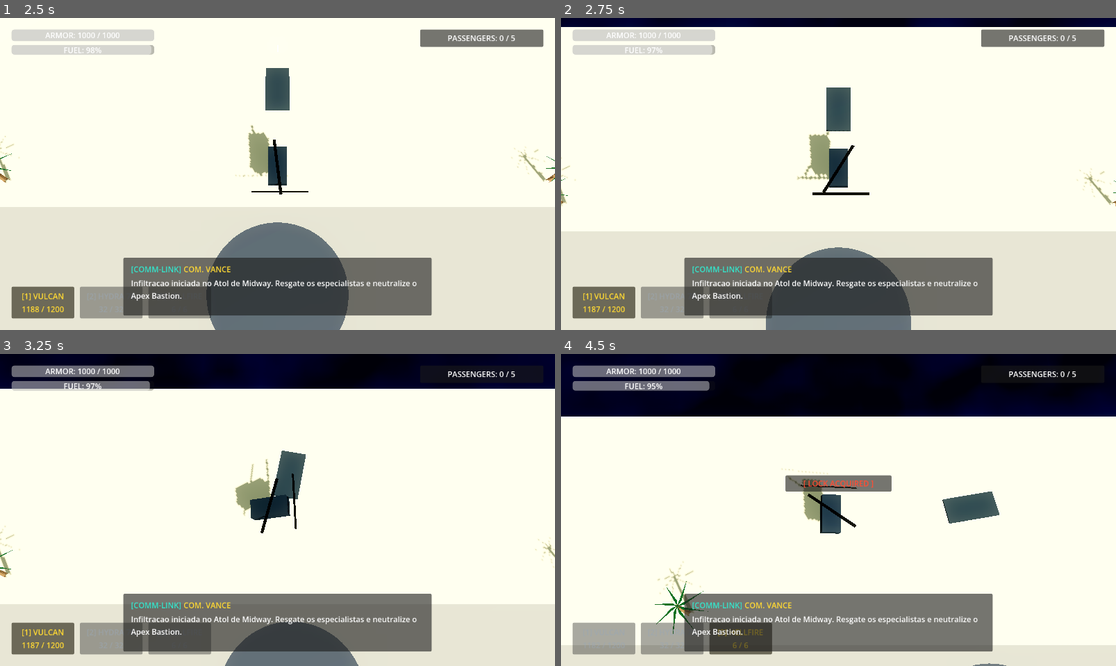
Above: before the commit, frames 1-4 (two rows, left to right).
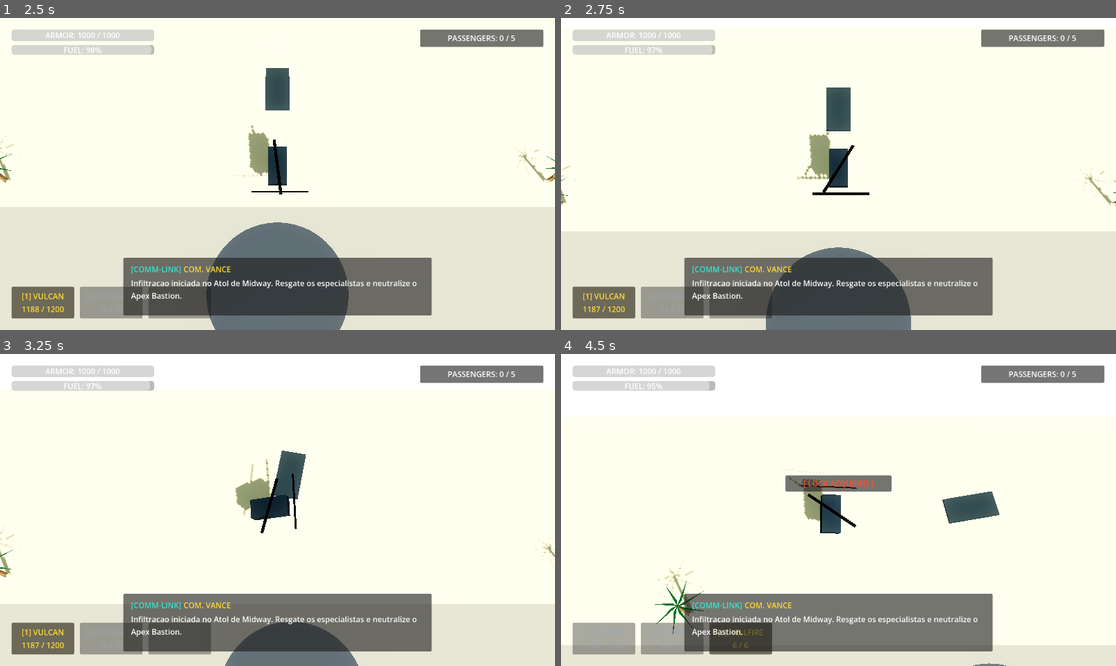
Above: after the commit, the same moments.

Repository: alexcamargos/BlackoutStrike
Game: Godot game, scene res://scenes/core/main.tscn
Two runs of this game, one before a commit and one after it. Both use one fixed random seed, a clock stepped at 60 frames per second and the inputs below.
Inputs (mouse positions are in pixels of both pictures, inside the frame that each line leads up to):
- Up to frame 1 (2.5 s): click "INICIAR INCURSAO" at 0.5 s; tap Enter at 1.25 s; move the mouse to (249, 236) at 1.27 s; press the mouse at (249, 236) at 1.28 s; hold W (move_north) 1.28-2 s; release the mouse at (249, 236) at 2 s; drag from (444, 220) to (249, 236) at 2.02 s
- Up to frame 2 (2.75 s): no input
- Up to frame 3 (3.25 s): move the mouse to (111, 463) at 2.77 s; hold A (move_west) from 2.78 s (still down); tap 1 (weapon_slot_1) at 2.85 s
- Up to frame 4 (4.5 s): release A (move_west) at 3.5 s; drag from (866, 510) to (672, 463) at 3.52 s; move the mouse to (755, 432) at 4.27 s; hold S (move_south) from 4.28 s (still down); tap 3 (weapon_slot_3) at 4.35 s

Frame 1 is identical in both runs. In frame 2, 2.9% of the frame differs, in the area x 0-100%, y 0-3%; in frame 3, 11%; in frame 4, 20%, in the area x 0-100%, y 0-21%.

Commit message:
fix(shaders): corrigir calculo de profundidade e repacotamento de normal do oceano

Diff:
--- a/assets/shaders/ocean_pbr.gdshader
+++ b/assets/shaders/ocean_pbr.gdshader
@@ -24,7 +24,7 @@
     vec4 view = INV_PROJECTION_MATRIX * vec4(ndc, 1.0);
     view.xyz /= view.w;
     float linear_depth = -view.z;
-    float water_depth = linear_depth - VERTEX.z;
+    float water_depth = linear_depth + VERTEX.z;
 
     float depth_factor = clamp(water_depth / depth_distance, 0.0, 1.0);
     vec4 base_water = mix(shallow_color, deep_color, depth_factor);
@@ -39,7 +39,7 @@
     vec3 final_color = mix(base_water.rgb, foam_color.rgb, foam_edge);
 
     ALBEDO = final_color;
-    NORMAL_MAP = normal_blended;
+    NORMAL_MAP = normal_blended * 0.5 + 0.5;
     ROUGHNESS = roughness;
     METALLIC = metallic;
     SPECULAR = 0.8;
Not shown, changed: docs/06_SHADERS.md
